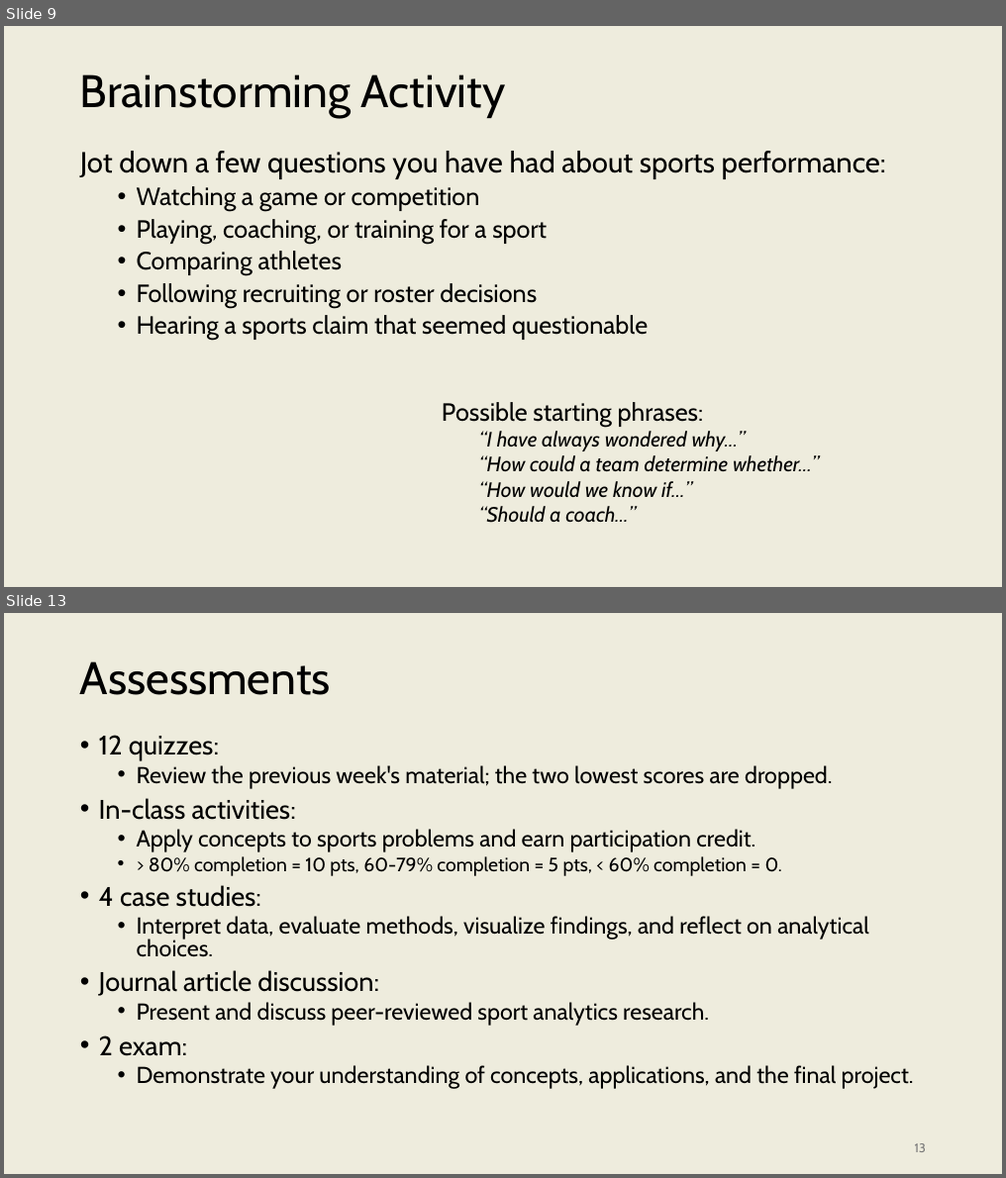
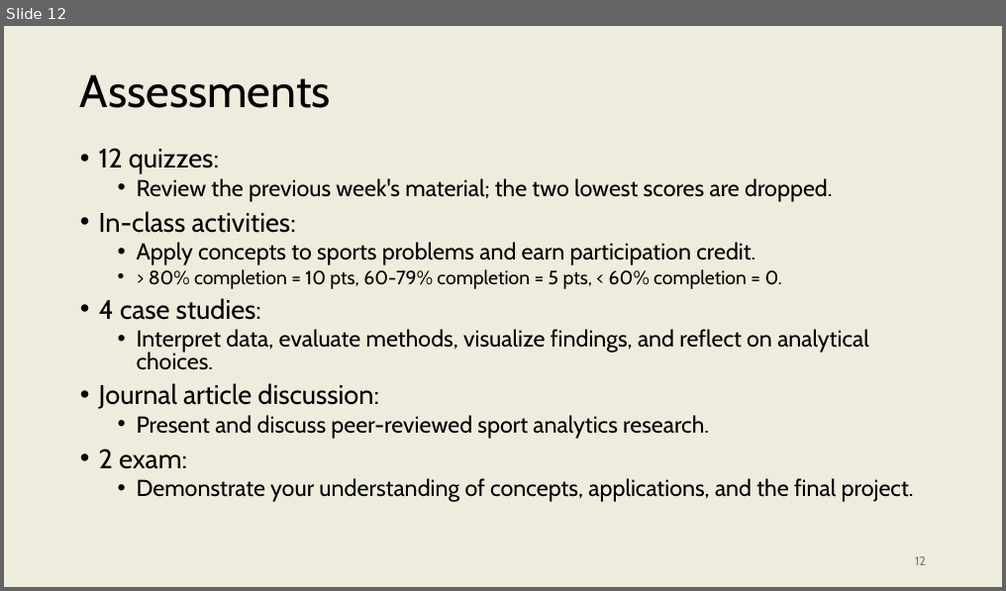
Before and after one commit to onishisaryu/HES-3000-Sports-Data-Analytics, a slide deck: pptx/Lecture0.pptx. Shown one above the other, each under a label of ours: slides 9 and 13 before the commit, slide 12 after it; the slides between them are not shown. The pictures are 1006x1178 and 1006x591 pixels, drawn with LibreOffice and Linux fonts; fonts in the diff are those of the drawing. Boxes give left, top, right and bottom in pixels: in the first picture for what was removed or moved away, otherwise in the second. Text is boxed around its words. In the diff, an @@ line names an element or a change of style, - is before the commit and + after.

```diff
--- a/pptx/Lecture0.pptx
+++ b/pptx/Lecture0.pptx
@@ slide 9 removed at box(4, 26, 1002, 587), background #EEECDD @@
@@ title removed at box(80, 75, 506, 118) @@
-Brainstorming Activity
@@ text removed at box(80, 151, 886, 340) @@
-Jot down a few questions you have had about sports performance:
-  • Watching a game or competition
-  • Playing, coaching, or training for a sport
-  • Comparing athletes
-  • Following recruiting or roster decisions
-  • Hearing a sports claim that seemed questionable
@@ text removed at box(442, 402, 819, 523) @@
-Possible starting phrases:
-  “I have always wondered why…”
-  “How could a team determine whether…”
-  “How would we know if…”
-  “Should a coach…”
@@ what was slide 13 is now slide 12 @@
@@ page number at box(915, 557, 926, 566): text changed @@
-13
+12
```
Also in this commit, not shown: 9 slides changed, 5 slides added, 3 other slides removed.
